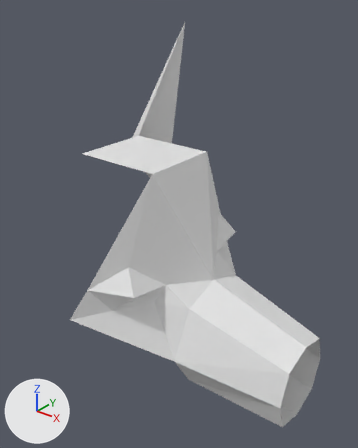
An edit to the Blender file 3d/dog/little-blocks.blend, drawn before and after from the same camera.
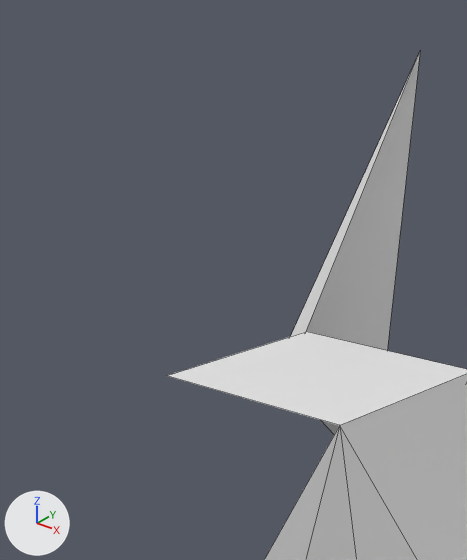
There are two pictures of each version: one whole from a 50 mm lens placed at (7.28, -3.39, 6.67), pointed at (4.59, -0.02, 4.58), one close up on the part from 4% to 57% of the width and 0% to 51% of the height. Lighting does not change. The marker at lower left points along +X, +Y and +Z. The close-ups show mesh edges as thin lines.

The first close-up shows 'Плоскость'.
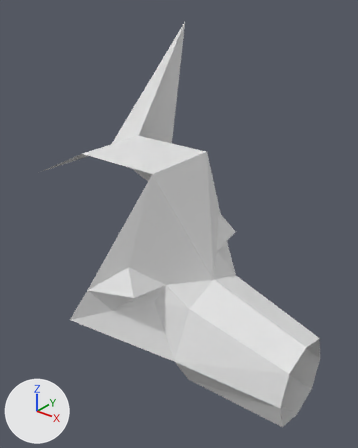
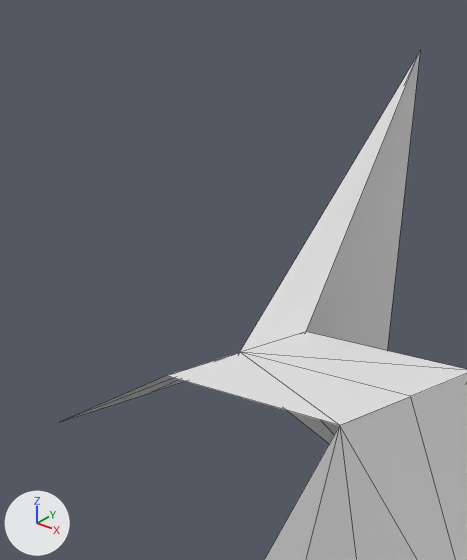
The change, as a list of edits to the scene's bpy script:
```text
Change me_плоскость:
    used by ob_плоскость; location = (0.0, 0.0, 0.0)
    remove me_плоскость.from_pydata(...)  # 40 vertices, 54 faces; spans x 3.3..6.0, y -1.2..1.2, z 3.0..6.3
    add me_плоскость.from_pydata(...)  # 45 vertices, 64 faces; spans x 3.1..6.0, y -1.2..1.2, z 3.0..6.3
    me_плоскость part 1
    2 faces are deleted
    5 vertices are added at (3.1, 0.5, 4.9), (4.6, 0.0, 5.2), (3.7, 0.0, 5.2), (3.1, -0.5, 4.9), (3.1, 0.0, 4.9)
    12 new faces join them
```

What differs and where, as boxes (x1, y1, x2, y2) in the close-ups (467 x 560 px):
'Плоскость', reshaped: before (167, 52, 467, 560); after (61, 52, 467, 560)
part 1 of me_плоскость, built on: before (167, 332, 467, 560); after (61, 53, 467, 560)
